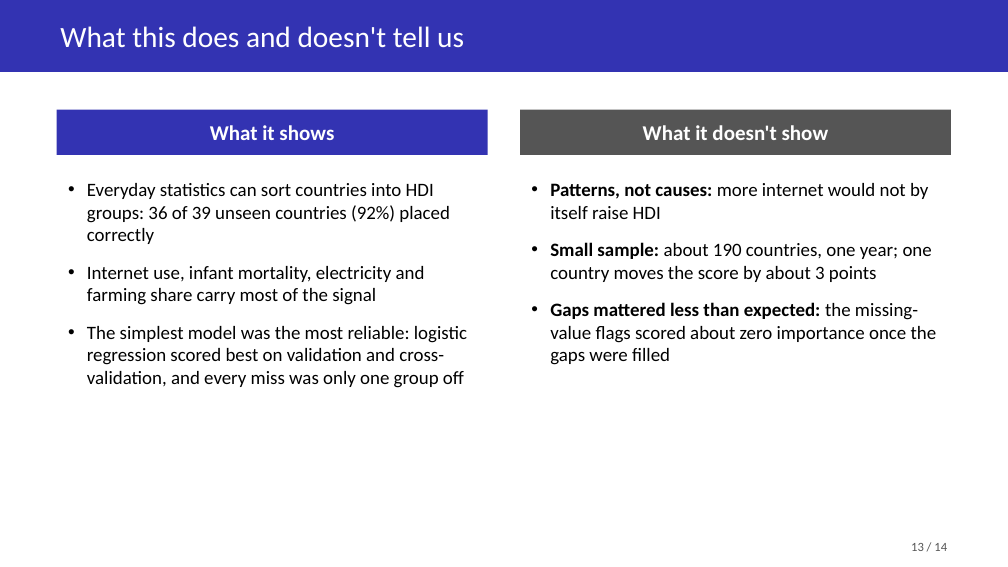
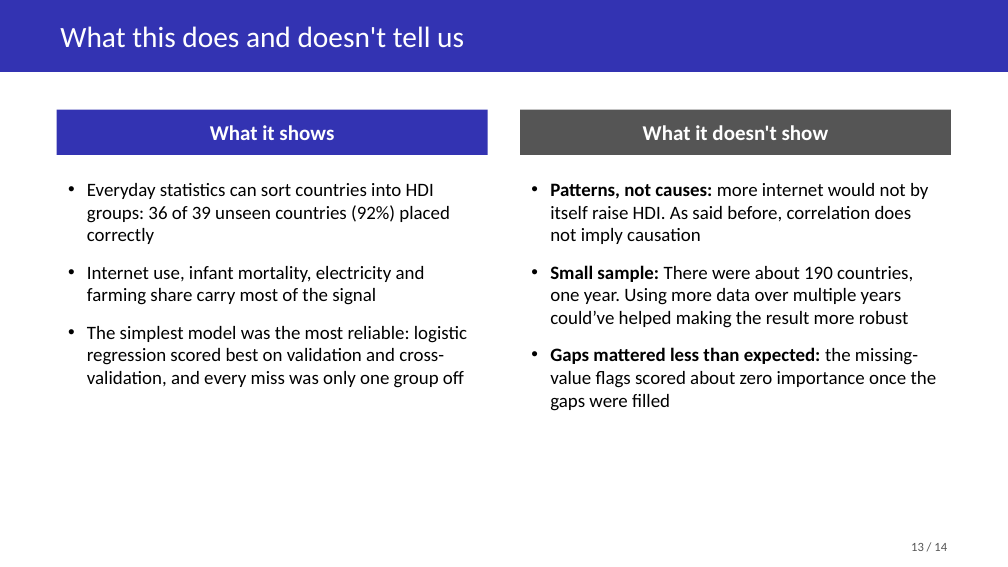
Before and after one commit to Soemon007/DS203_GroupProject, a slide deck: slide 13 of deliverables/DS203_Slides.pptx. Drawn at 1008x567 pixels with LibreOffice and Linux fonts; fonts in the diff are those of the drawing. Boxes give left, top, right and bottom in pixels: in the first picture for what was removed or moved away, otherwise in the second. Text is boxed around its words. In the diff, an @@ line names an element or a change of style, - is before the commit and + after.

```diff
--- a/deliverables/DS203_Slides.pptx
+++ b/deliverables/DS203_Slides.pptx
@@ text at [550, 183, 928, 328]: text changed @@
-• Patterns, not causes: more internet would not by itself raise HDI
-• Small sample: about 190 countries, one year; one country moves the score by about 3 points
+• Patterns, not causes: more internet would not by itself raise HDI. As said before, correlation does not imply causation
+• Small sample: There were about 190 countries, one year. Using more data over multiple years could’ve helped making the result more robust
```
Also in this commit, not shown: 6 other slides changed, 1 slide added, 1 slide removed.
